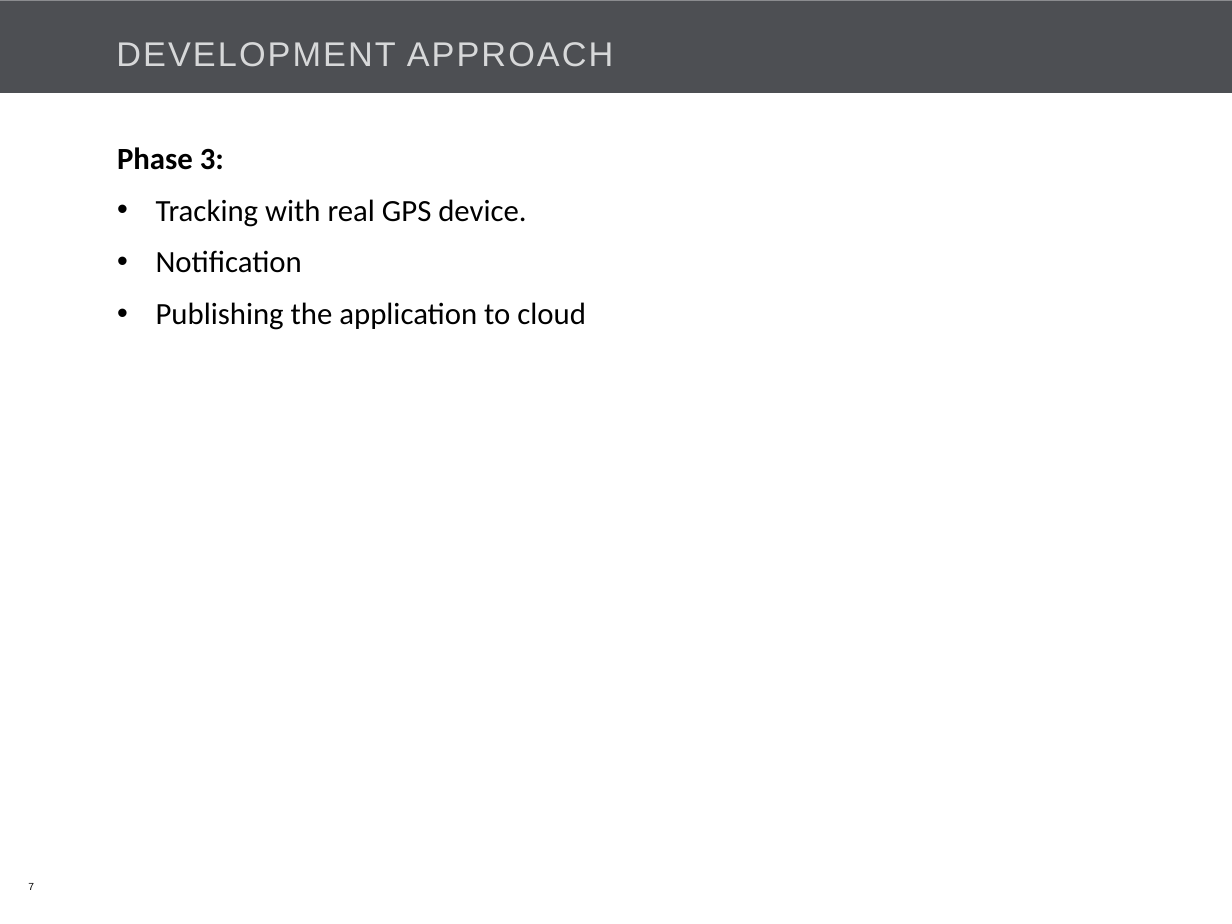
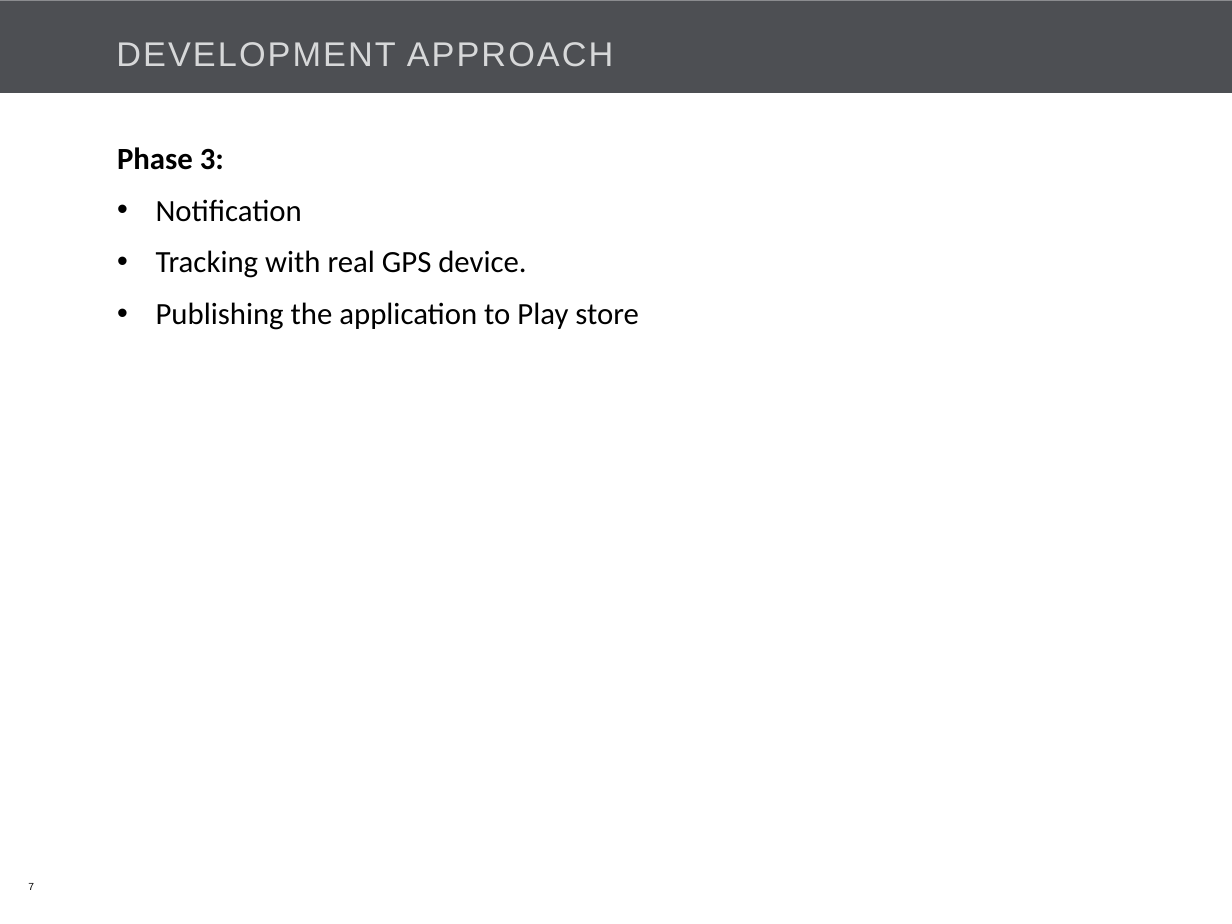
Before and after one commit to Bajarangi/demo, a slide deck: slide 7 of trunk/EasiCab/Documents/EASiCab_POC_kick off.pptx. Drawn at 1232x924 pixels with LibreOffice and Linux fonts; fonts in the diff are those of the drawing; background and template pictures are left out. Boxes give left, top, right and bottom in pixels: in the first picture for what was removed or moved away, otherwise in the second. Text is boxed around its words. In the diff, an @@ line names an element or a change of style, - is before the commit and + after.

```diff
--- a/trunk/EasiCab/Documents/EASiCab_POC_kick off.pptx
+++ b/trunk/EasiCab/Documents/EASiCab_POC_kick off.pptx
@@ text at (156,199,302,222): paragraph added @@
+• Notification
@@ text at (156,302,639,330): text changed @@
-• Notification
-• Publishing the application to cloud
+• Publishing the application to Play store
```
Also in this commit, not shown: 7 other slides changed, 2 slides removed.
